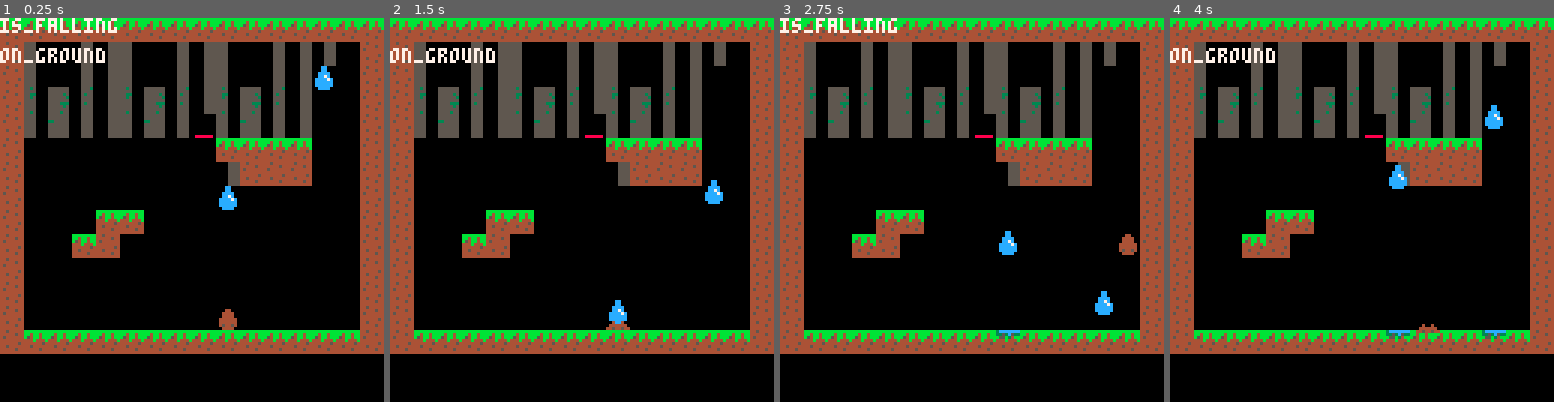
Above: before the commit, frames 1-4 (left to right).
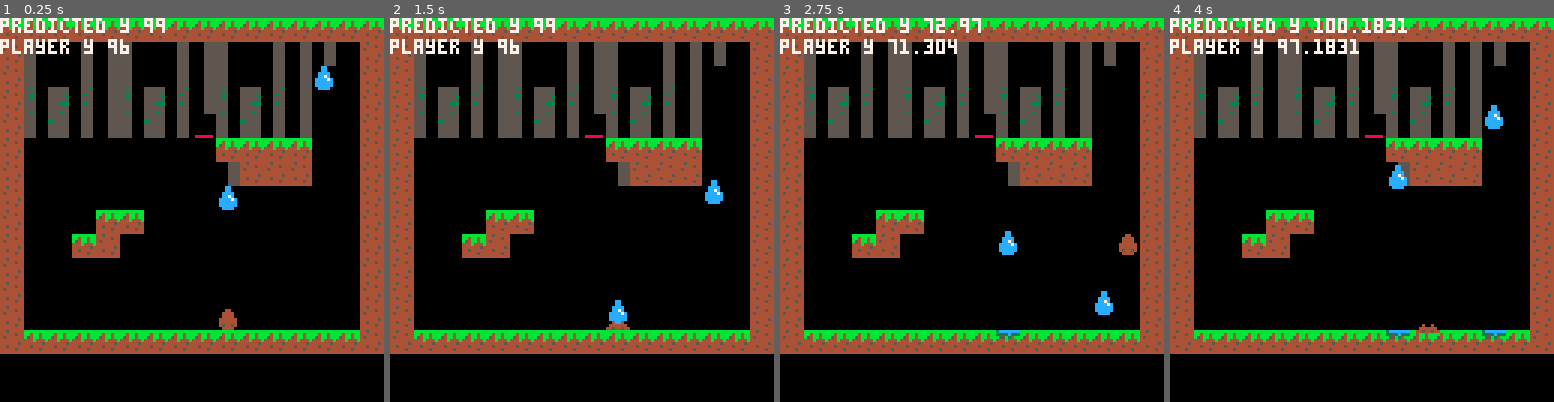
Above: after the commit, the same moments.

Repository: Mackain/ldjam45
Game: PICO-8 cartridge poopsim.p8
Two runs of this game, one before a commit and one after it. Both use one fixed random seed, a clock stepped at 60 frames per second and the inputs below.
Inputs:
- Up to frame 1 (0.25 s): no input
- Up to frame 2 (1.5 s): no input
- Up to frame 3 (2.75 s): hold Right 1.6-2.1 s; hold Up 2.15-2.42 s; hold Right from 2.47 s (still down)
- Up to frame 4 (4 s): release Right at 3.03 s; hold Left 3.08-3.58 s

The runs differ from the first frame. In frame 1, 1.5% of the frame differs, in the area x 0-43%, y 0-12%; in frame 2, 1.6%; in frame 3, 1.4%; in frame 4, 2.2%, in the area x 0-62%, y 0-12%.

Commit message:
Add jump collision detection

Diff:
--- a/poopsim.p8
+++ b/poopsim.p8
@@ -140,23 +140,40 @@
         local predicted_y = player.y + player.gravity
         local first_y_col = -1
 
-        -- check for future collision
-        for ly = player.y,predicted_y,1 do
-            for lx = player.x,player.x+player.width,1 do
-                if (fget(mget((lx)/8,(ly+7)/8), 1) and first_y_col == -1) then
-                    first_y_col = ly
+        --calculate jumping collision
+        if(player.is_jumping) then
+            for ly = player.y, predicted_y,-1 do
+                for lx = player.x,player.x+player.width,1 do
+                    if (fget(mget((lx)/8,(ly)/8), 1) and first_y_col == -1) then
+                        first_y_col = ly
+                        break
+                    end
+                end
+                if first_y_col != -1 then
                     break
                 end
             end
-            if first_y_col != -1 then
-                break
+        end
+        --calculate falling collision
+        if(player.is_falling) then
+            for ly = player.y,predicted_y,1 do
+                for lx = player.x,player.x+player.width,1 do
+                    if (fget(mget((lx)/8,(ly+7)/8), 1) and first_y_col == -1) then
+                        first_y_col = ly-1
+                        break
+                    end
+                end
+                if first_y_col != -1 then
+                    break
+                end
             end
         end
 
+        --set Y coordinates based on calculated collision
         if first_y_col == -1 then
             player.y = predicted_y
         else
-            player.y = first_y_col-1
+            player.y = first_y_col
         end
     end
 end
@@ -233,9 +250,8 @@
 	    draw_drop(drop)
     end
 
-    if player.is_falling then print("is_falling",0,0,7) end
-    if player.is_jumping then print("is_jumping",0,5,7) end
-    if player.on_ground then print("on_ground",0,10,7) end
+    print("player y " .. player.y,0,7,7)
+    print("predicted y " .. player.y+player.gravity,0,0,7)
 
     -- print("HEALTH - " .. player.level,0,0,7)
     -- print("UL - (" .. player.corners[1].x .. "," .. player.corners[1].y .. ")")
